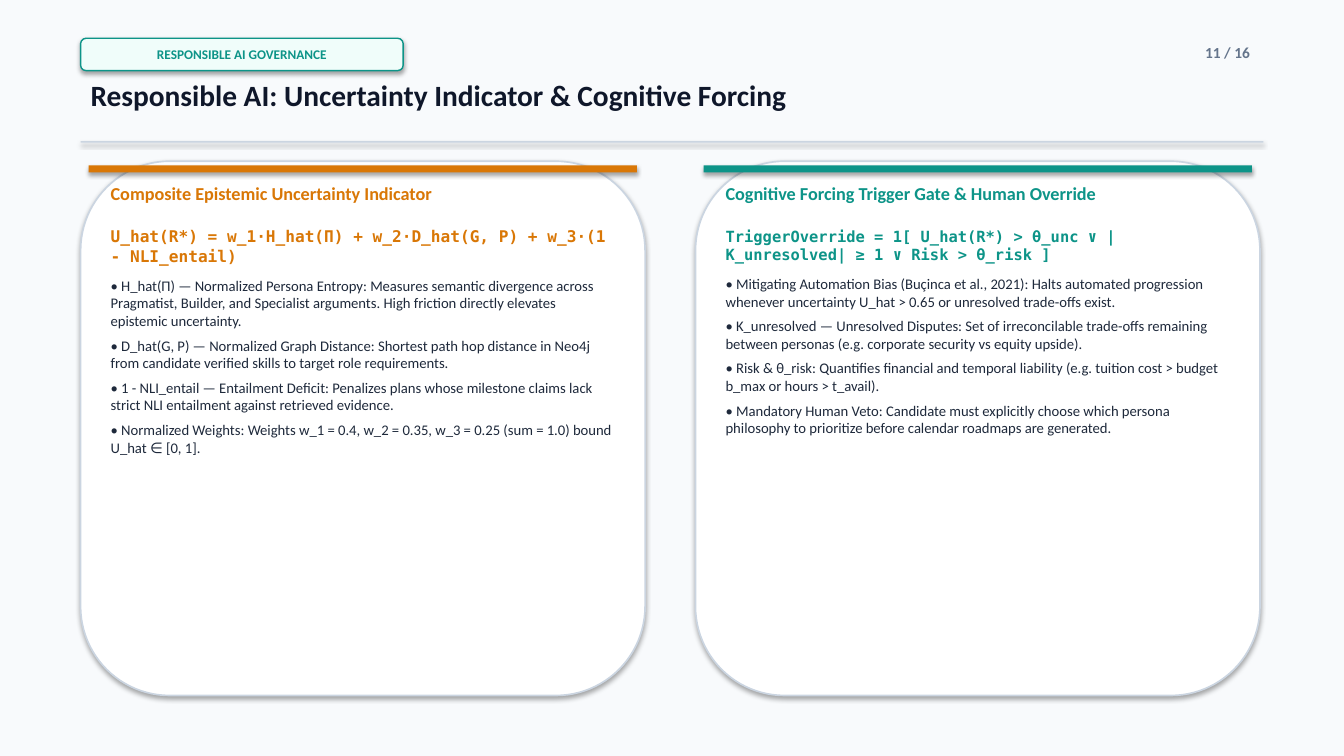
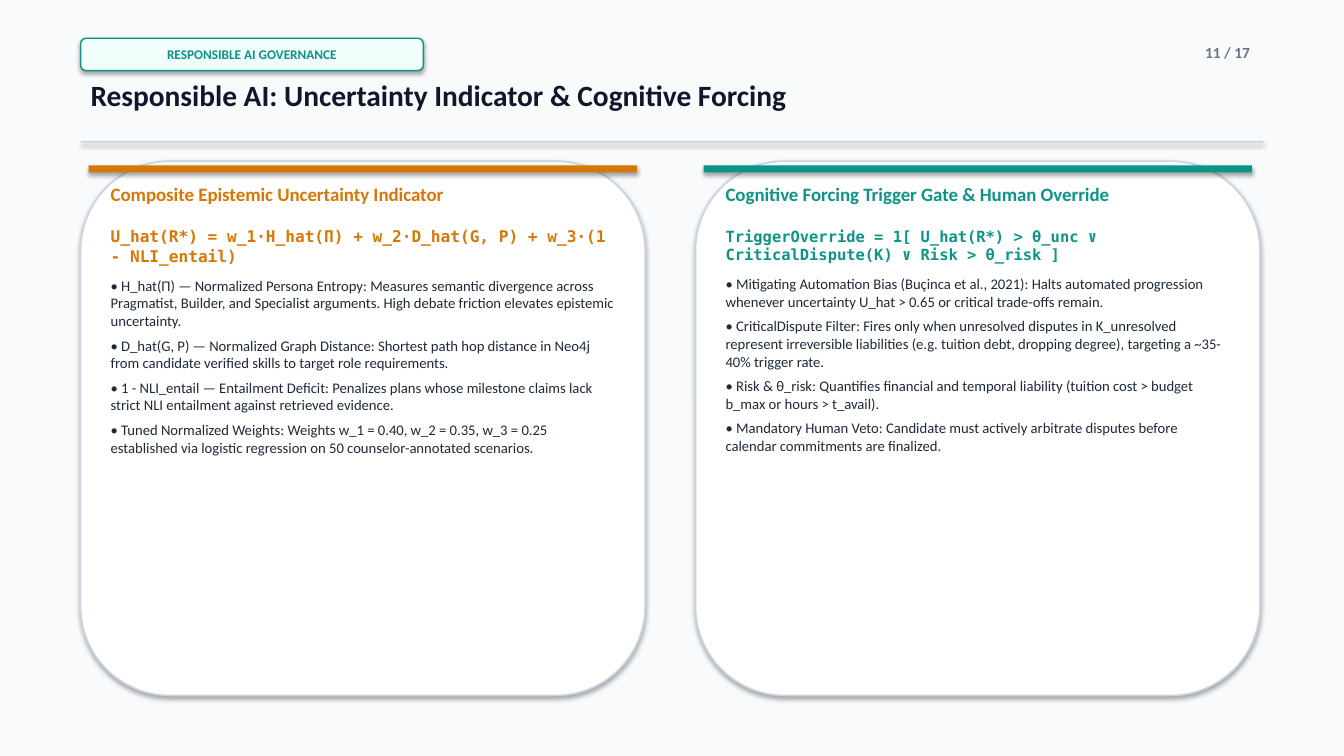
Before and after one commit to parth2024-tech/rai-project, a slide deck: slide 11 of Final_Presentation.pptx. Drawn at 1344x756 pixels with LibreOffice and Linux fonts; fonts in the diff are those of the drawing. Boxes give left, top, right and bottom in pixels: in the first picture for what was removed or moved away, otherwise in the second. Text is boxed around its words. In the diff, an @@ line names an element or a change of style, - is before the commit and + after.

Commit message:
feat(presentation): finalize audited 17-slide deck with PCR metrics, TOST equivalence, and academic bibliography

```diff
--- a/Final_Presentation.pptx
+++ b/Final_Presentation.pptx
@@ rounded rectangle "RESPONSIBLE AI GOVERNANCE": place and size @@
-rounded rectangle "RESPONSIBLE AI GOVERNANCE" at box(81, 38, 403, 71)
+rounded rectangle "RESPONSIBLE AI GOVERNANCE" at box(81, 38, 423, 71)
@@ text at box(1205, 48, 1250, 58): text changed @@
-11 / 16
+11 / 17
@@ text "Composite Epistemic Uncertainty Indicator" at box(111, 187, 443, 204): size 13 to 13.5 pt @@
@@ text "Cognitive Forcing Trigger Gate & ..." at box(726, 187, 1109, 205): size 13 to 13.5 pt @@
@@ text at box(726, 229, 1221, 451): text changed @@
-TriggerOverride = 1[ U_hat(R*) > θ_unc ∨ |K_unresolved| ≥ 1 ∨ Risk > θ_risk ]
-• Mitigating Automation Bias (Buçinca et al., 2021): Halts automated progression whenever uncertainty U_hat > 0.65 or unresolved trade-offs exist.
-• K_unresolved — Unresolved Disputes: Set of irreconcilable trade-offs remaining between personas (e.g. corporate security vs equity upside).
-• Risk & θ_risk: Quantifies financial and temporal liability (e.g. tuition cost > budget b_max or hours > t_avail).
-• Mandatory Human Veto: Candidate must explicitly choose which persona philosophy to prioritize before calendar roadmaps are generated.
+TriggerOverride = 1[ U_hat(R*) > θ_unc ∨ CriticalDispute(K) ∨ Risk > θ_risk ]
+• Mitigating Automation Bias (Buçinca et al., 2021): Halts automated progression whenever uncertainty U_hat > 0.65 or critical trade-offs remain.
+• CriticalDispute Filter: Fires only when unresolved disputes in K_unresolved represent irreversible liabilities (e.g. tuition debt, dropping degree), targeting a ~35-40% trigger rate.
+• Risk & θ_risk: Quantifies financial and temporal liability (tuition cost > budget b_max or hours > t_avail).
+• Mandatory Human Veto: Candidate must actively arbitrate disputes before calendar commitments are finalized.
@@ text at box(111, 280, 614, 329): text changed @@
-• H_hat(Π) — Normalized Persona Entropy: Measures semantic divergence across Pragmatist, Builder, and Specialist arguments. High friction directly elevates epistemic uncertainty.
+• H_hat(Π) — Normalized Persona Entropy: Measures semantic divergence across Pragmatist, Builder, and Specialist arguments. High debate friction elevates epistemic uncertainty.
@@ text at box(111, 424, 548, 456): text changed @@
-• Normalized Weights: Weights w_1 = 0.4, w_2 = 0.35, w_3 = 0.25 (sum = 1.0) bound U_hat ∈ [0, 1].
+• Tuned Normalized Weights: Weights w_1 = 0.40, w_2 = 0.35, w_3 = 0.25 established via logistic regression on 50 counselor-annotated scenarios.
```
Also in this commit, not shown: 14 other slides changed, 2 slides added, 1 slide removed, 4 other files.
